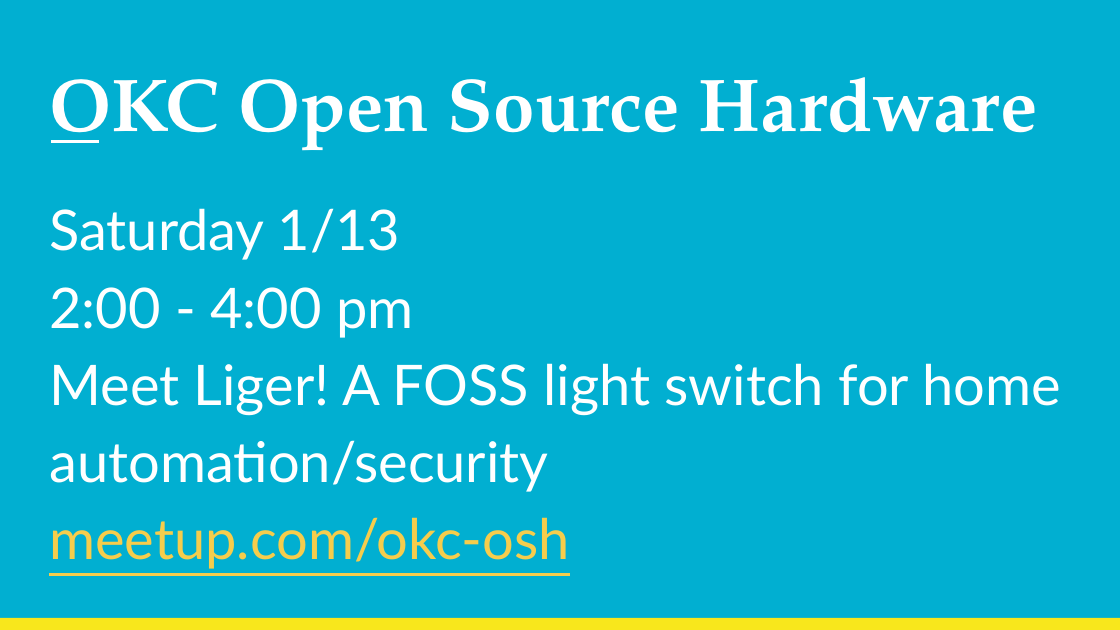
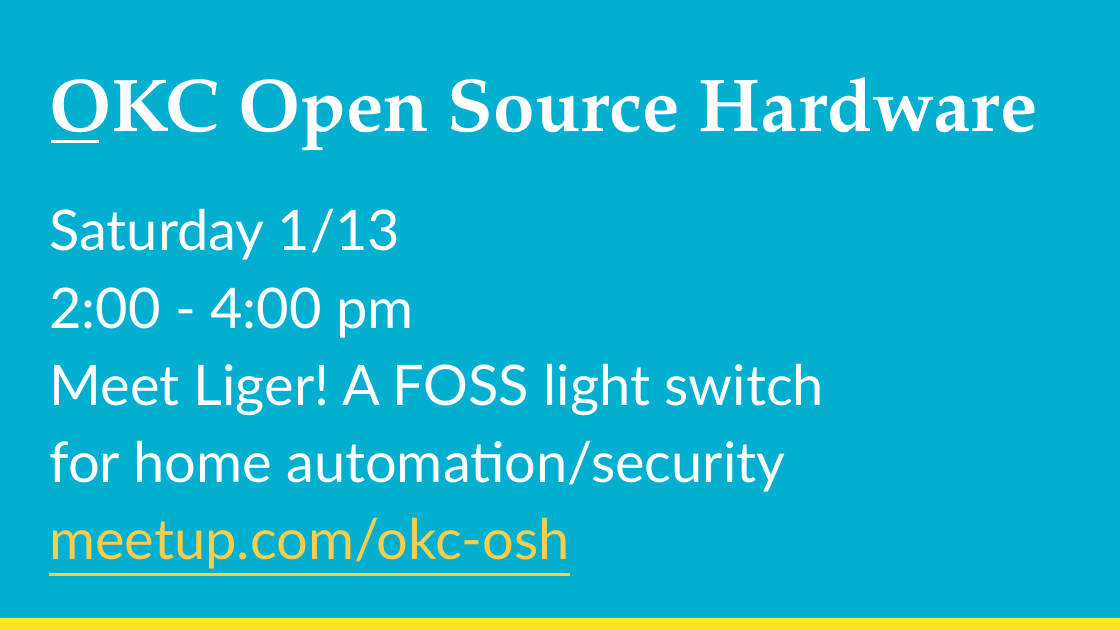
Before and after one commit to kacollins/slideshows, a slide deck: slide 11 of 2018-01-10 OKC Python.pptx. Drawn at 1120x630 pixels with LibreOffice and Linux fonts; fonts in the diff are those of the drawing. Boxes give left, top, right and bottom in pixels: in the first picture for what was removed or moved away, otherwise in the second. Text is boxed around its words. In the diff, an @@ line names an element or a change of style, - is before the commit and + after.

```diff
--- a/2018-01-10 OKC Python.pptx
+++ b/2018-01-10 OKC Python.pptx
@@ text at (49,363,825,492): text changed @@
-Meet Liger! A FOSS light switch for home automation/security
+Meet Liger! A FOSS light switch
+for home automation/security
```
Also in this commit, not shown: 11 other slides changed.
